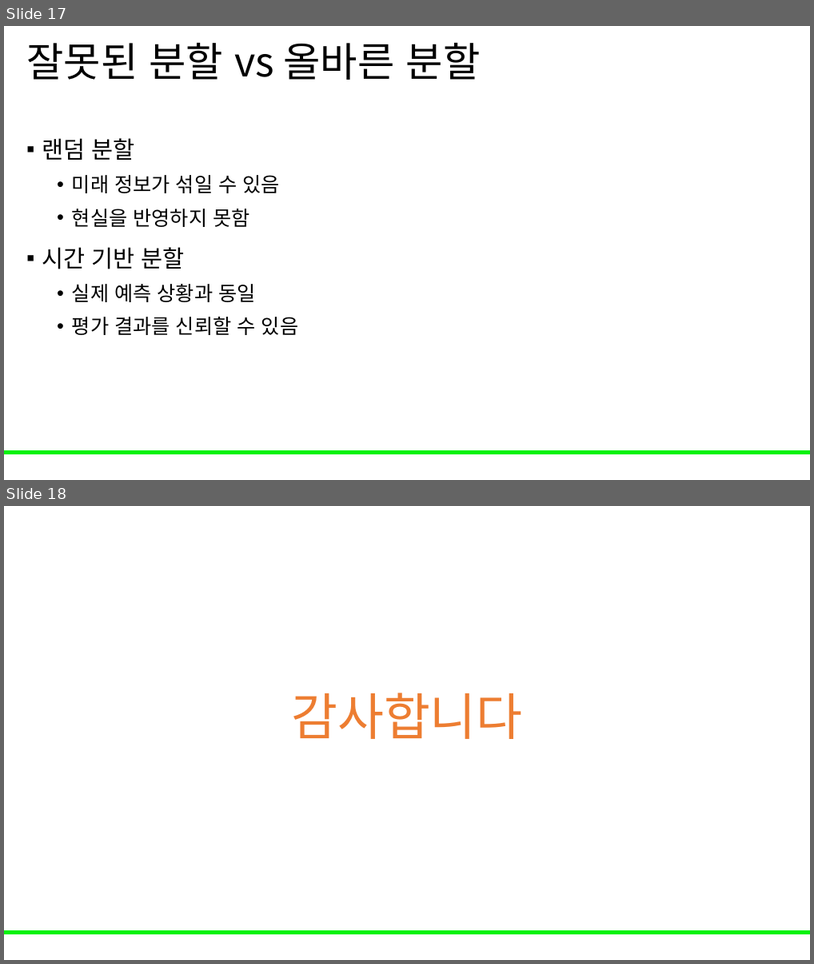
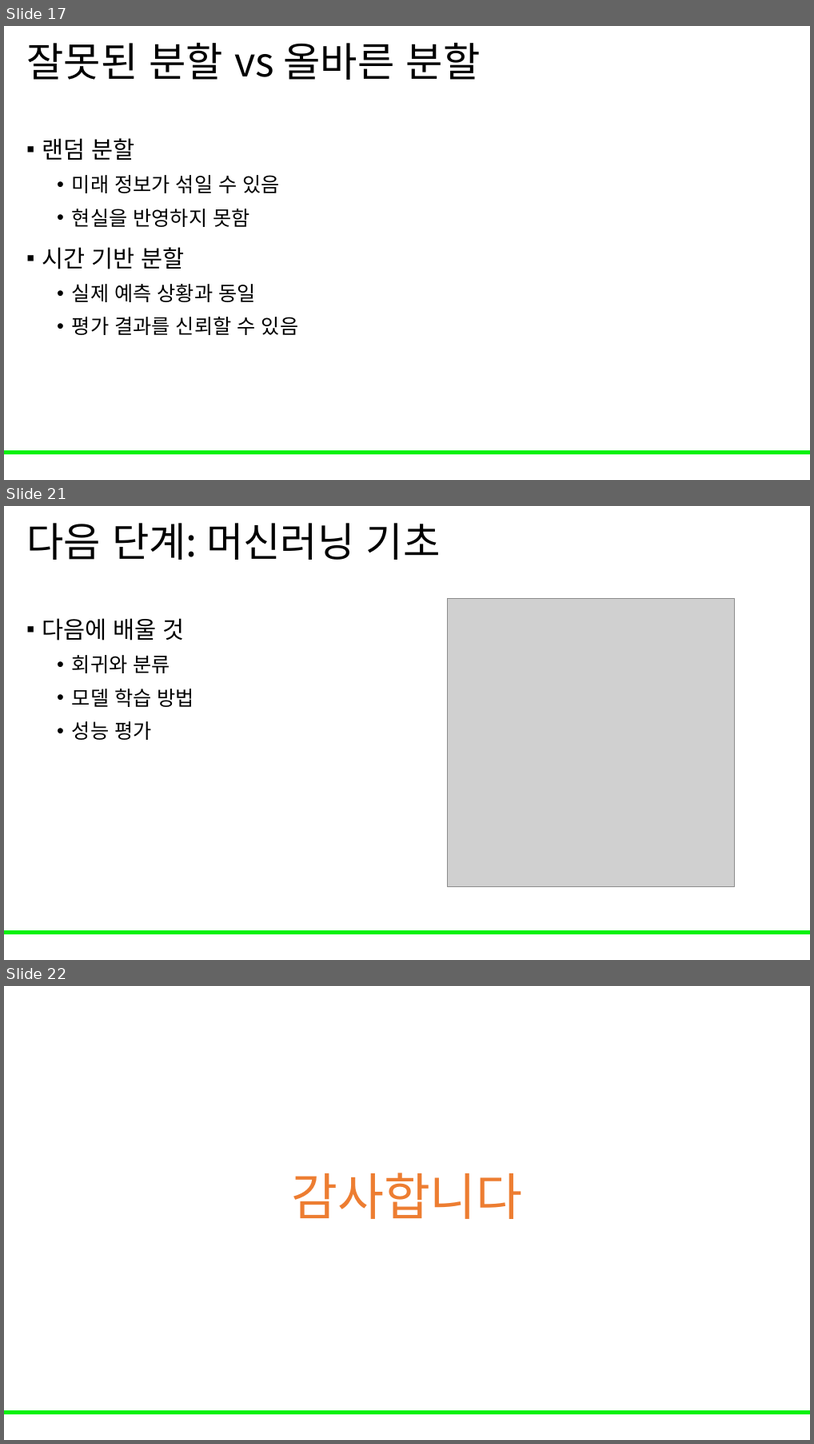
Before and after one commit to Leader-Lesson/KDT_RE_5th, a slide deck: material/5_AI/05_시계열 분석.pptx. Shown one above the other, each under a label of ours: slides 17 and 18 before the commit, slides 17, 21 and 22 after it; the slides between them are not shown. The pictures are 814x964 and 814x1444 pixels, drawn with LibreOffice and Linux fonts; fonts in the diff are those of the drawing; grey boxes stand for pictures; background and template pictures are left out. Boxes give left, top, right and bottom in pixels: in the first picture for what was removed or moved away, otherwise in the second. Text is boxed around its words. In the diff, an @@ line names an element or a change of style, - is before the commit and + after.

```diff
--- a/material/5_AI/05_시계열 분석.pptx
+++ b/material/5_AI/05_시계열 분석.pptx
@@ slide 21 added at <box>4,506,810,960</box>, background #FFFFFF; not listed: 1 template element that a slide beside it also shows @@
@@ title added at <box>26,523,441,560</box>, 48 pt, text #000000 @@
+다음 단계: 머신러닝 기초
@@ picture added at <box>447,599,734,886</box> @@
@@ text added at <box>42,618,194,740</box>, 24 pt, text #000000 @@
+▪ 다음에 배울 것
+  • 회귀와 분류
+  • 모델 학습 방법
+  • 성능 평가
@@ what was slide 18 is now slide 22 @@
```
Also in this commit, not shown: 3 other slides added.
